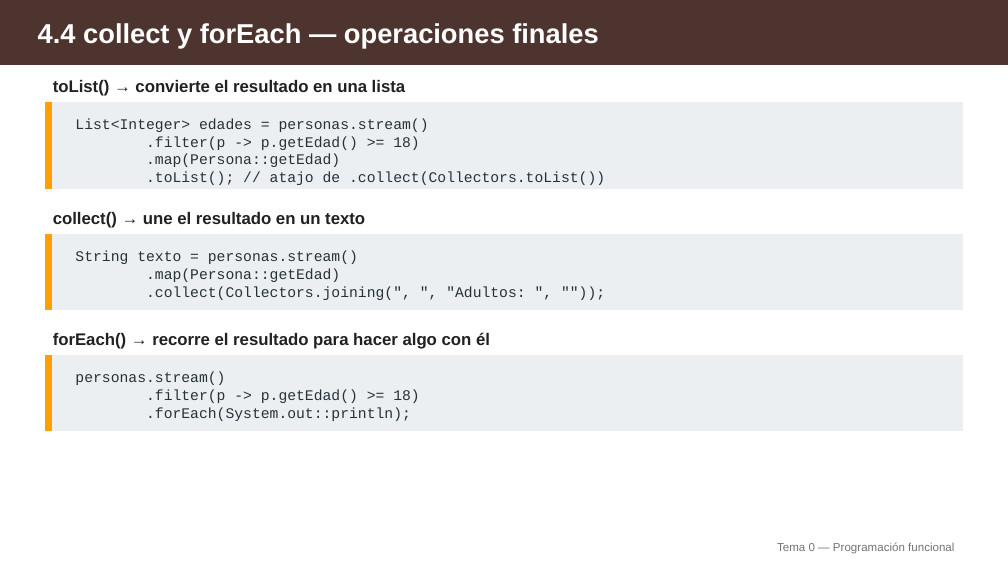
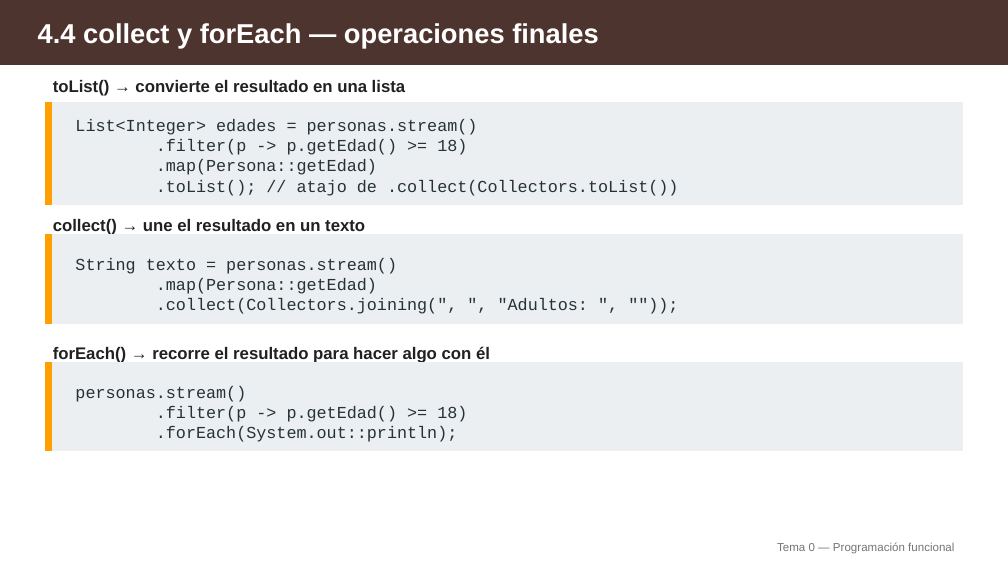
Before and after one commit to aitorventura/programacion-servicios-procesos, a slide deck: slide 13 of docs/tema0/diapositivas/04-programacion-funcional.pptx. Drawn at 1008x567 pixels with LibreOffice and Linux fonts; fonts in the diff are those of the drawing. Boxes give left, top, right and bottom in pixels: in the first picture for what was removed or moved away, otherwise in the second. Text is boxed around its words. In the diff, an @@ line names an element or a change of style, - is before the commit and + after.

```diff
--- a/docs/tema0/diapositivas/04-programacion-funcional.pptx
+++ b/docs/tema0/diapositivas/04-programacion-funcional.pptx
@@ rectangle: place and size @@
-rectangle at [45, 102, 963, 189]
+rectangle at [45, 102, 963, 204]
@@ rectangle: place and size @@
-rectangle at [45, 102, 51, 189]
+rectangle at [45, 102, 51, 204]
@@ text "collect() → une el resultado ...": place and size @@
-text "collect() → une el resultado ..." at [53, 212, 365, 228]
+text "collect() → une el resultado ..." at [53, 219, 365, 234]
@@ rectangle: place and size @@
-rectangle at [45, 234, 963, 310]
+rectangle at [45, 234, 963, 323]
@@ rectangle: place and size @@
-rectangle at [45, 234, 51, 310]
+rectangle at [45, 234, 51, 323]
@@ text "String texto = personas.stream()": place and size @@
-text "String texto = personas.stream()" at [75, 251, 525, 300]
+text "String texto = personas.stream()" at [75, 258, 588, 314]
@@ text "forEach() → recorre el resultado ...": place and size @@
-text "forEach() → recorre el resultado ..." at [53, 332, 490, 349]
+text "forEach() → recorre el resultado ..." at [53, 346, 490, 362]
@@ rectangle: place and size @@
-rectangle at [45, 355, 963, 431]
+rectangle at [45, 362, 963, 451]
@@ rectangle: place and size @@
-rectangle at [45, 355, 51, 431]
+rectangle at [45, 362, 51, 451]
@@ size 14 to 16 pt in 3 elements at [75, 119, 678, 196], [75, 258, 588, 314], [75, 386, 467, 442] @@
@@ text "personas.stream()": place and size @@
-text "personas.stream()" at [75, 372, 419, 421]
+text "personas.stream()" at [75, 386, 467, 442]
```
Also in this commit, not shown: 11 other slides changed, 1 other file.
